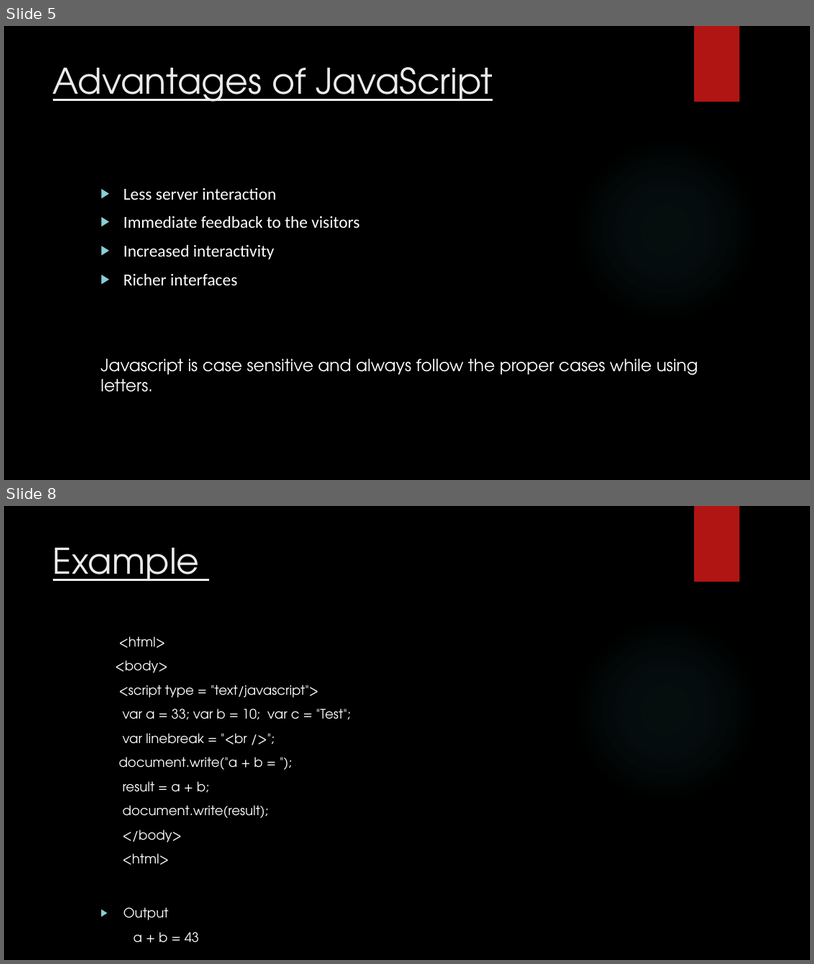
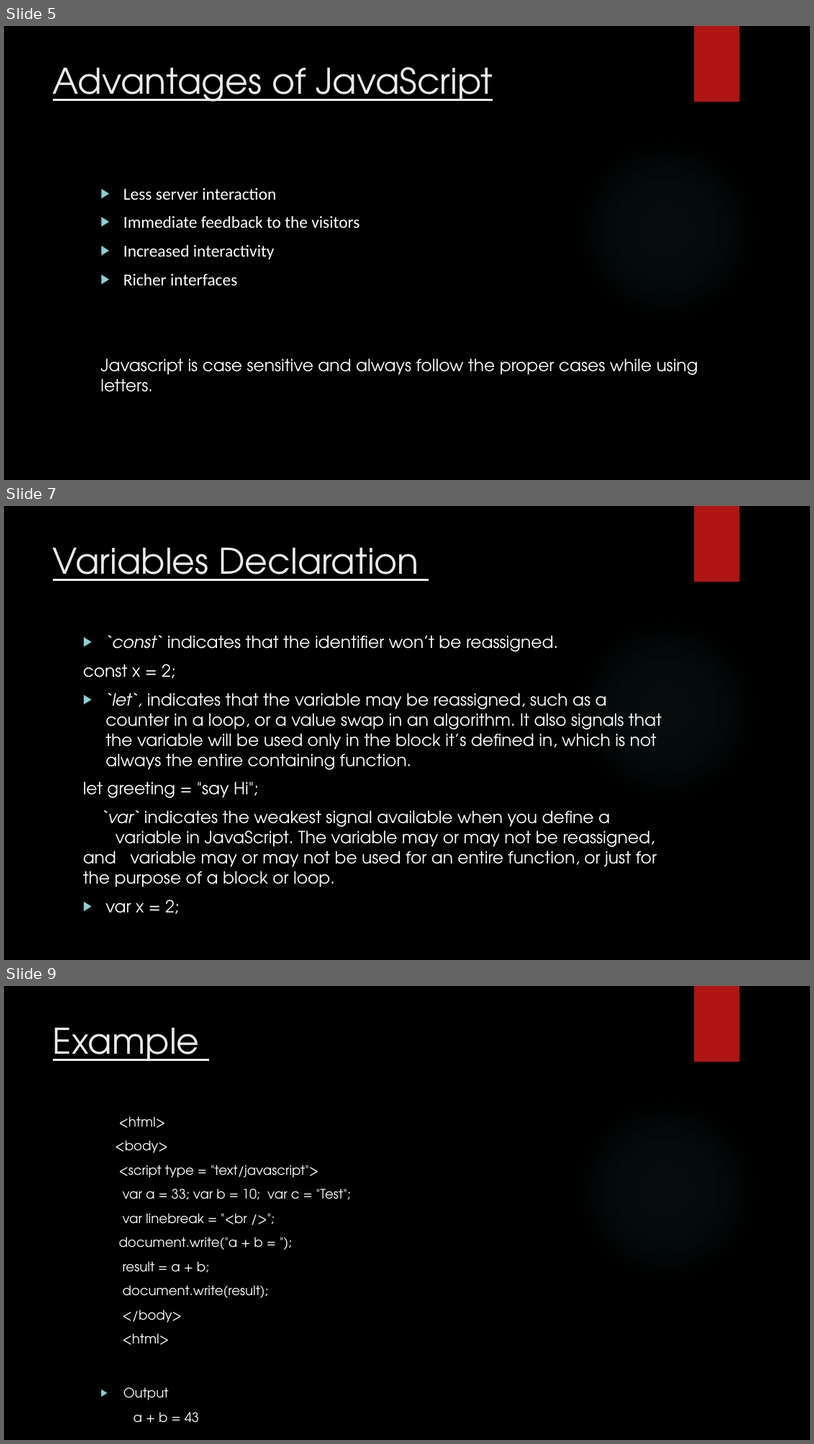
Before and after one commit to prashanthr036/qUnit-WS, a slide deck: docs/TestingQunit.pptx. Shown one above the other, each under a label of ours: slides 5 and 8 before the commit, slides 5, 7 and 9 after it; the slides between them are not shown. The pictures are 814x964 and 814x1444 pixels, drawn with LibreOffice and Linux fonts; fonts in the diff are those of the drawing; background and template pictures are left out. Boxes give left, top, right and bottom in pixels: in the first picture for what was removed or moved away, otherwise in the second. Text is boxed around its words. In the diff, an @@ line names an element or a change of style, - is before the commit and + after.

```diff
--- a/docs/TestingQunit.pptx
+++ b/docs/TestingQunit.pptx
@@ slide 7 added at (4,506,810,960), background picture (left out); not listed: 2 template elements that a slide beside it also shows @@
@@ title added at (53,547,419,581), 42 pt, text #EBEBEB, underline @@
+Variables Declaration
@@ text added at (83,635,662,914), 20 pt, text #FFFFFF @@
+▶ `const` indicates that the identifier won’t be reassigned.
+const x = 2;
+▶ `let`, indicates that the variable may be reassigned, such as a counter in a loop, or a value swap in an algorithm. It also signals that the variable will be used only in the block it’s defined in, which is not always the entire containing function.
+let greeting = "say Hi";
+`var` indicates the weakest signal available when you define a variable in JavaScript. The variable may or may not be reassigned, and variable may or may not be used for an entire function, or just for the purpose of a block or loop.
+▶ var x = 2;
@@ what was slide 8 is now slide 9 @@
```
Also in this commit, not shown: 7 slides changed.
